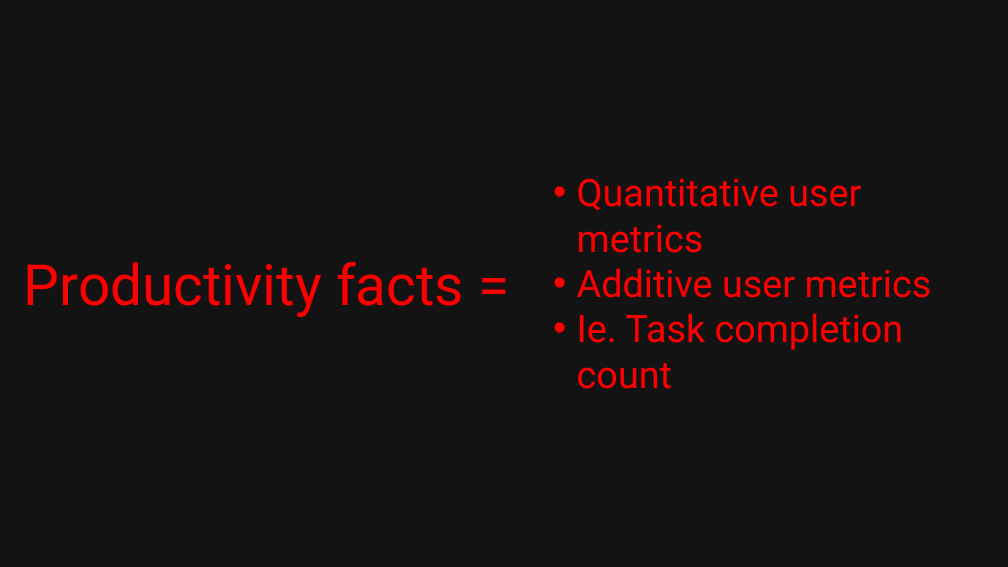
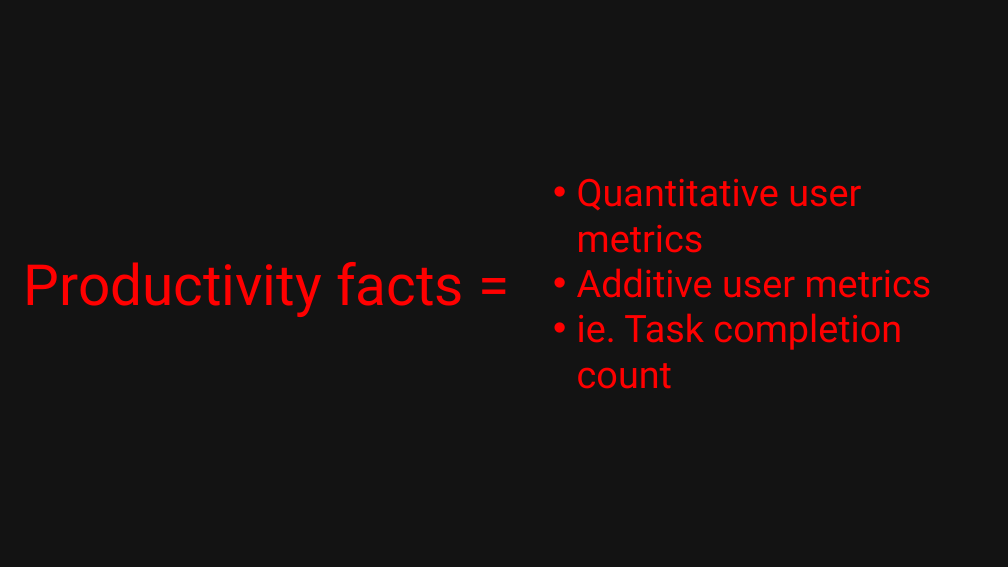
Before and after one commit to srellister/sdev2801, a slide deck: slide 26 of Assignment 3/Tech Doc Presentation.pptx. Drawn at 1008x567 pixels with LibreOffice and Linux fonts; fonts in the diff are those of the drawing. Boxes give left, top, right and bottom in pixels: in the first picture for what was removed or moved away, otherwise in the second. Text is boxed around its words. In the diff, an @@ line names an element or a change of style, - is before the commit and + after.

```diff
--- a/Assignment 3/Tech Doc Presentation.pptx
+++ b/Assignment 3/Tech Doc Presentation.pptx
@@ text at <box>577,313,902,389</box>: text changed @@
-• Ie. Task completion count
+• ie. Task completion count
```
Also in this commit, not shown: 2 other slides changed, 5 slides added, 24 slides removed, 1 other file.
